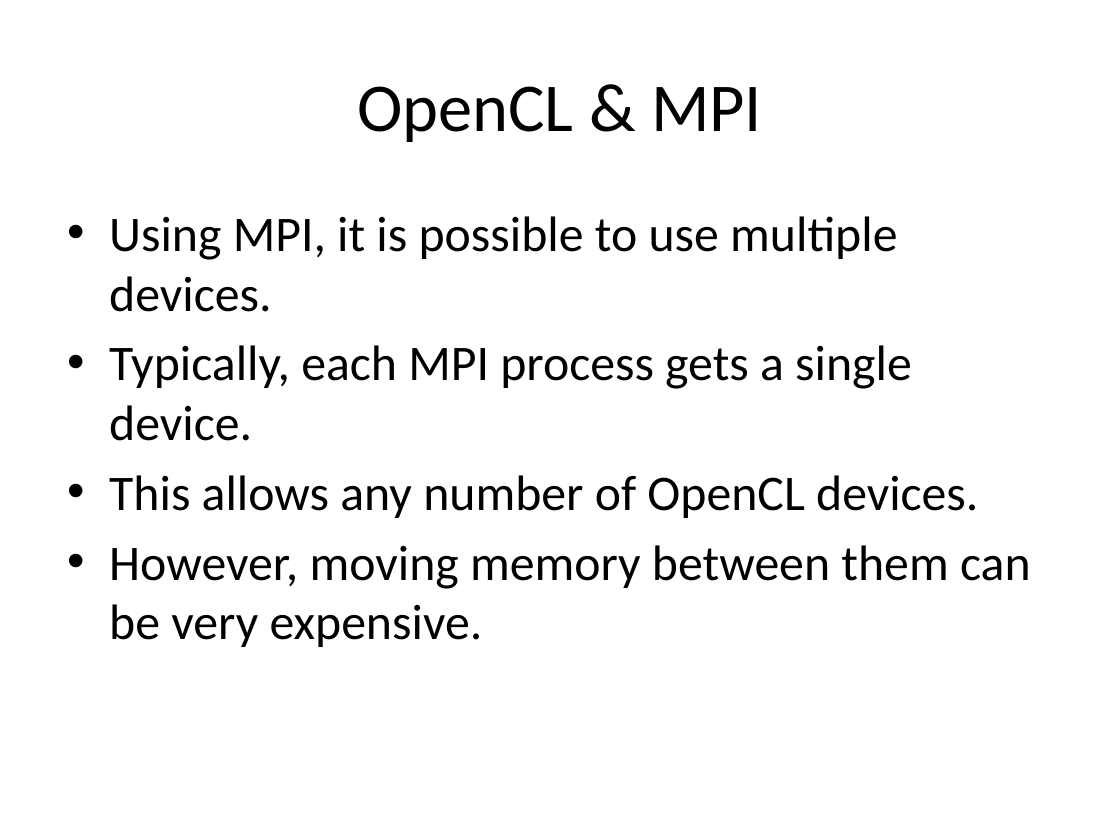
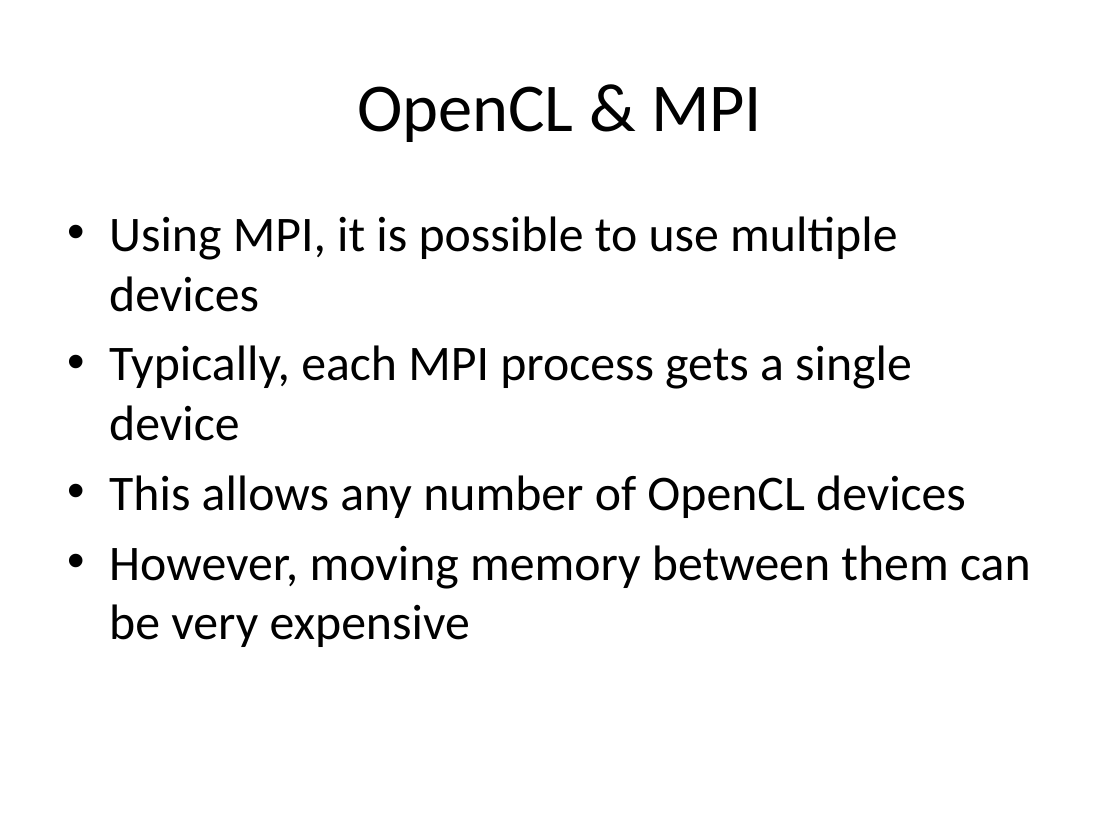
Before and after one commit to UoB-HPC/opencl-training-code, a slide deck: slide 24 of slides/advanced_part1.pptx (slide 23 before the commit). Drawn at 1120x840 pixels with LibreOffice and Linux fonts; fonts in the diff are those of the drawing. Boxes give left, top, right and bottom in pixels: in the first picture for what was removed or moved away, otherwise in the second. Text is boxed around its words. In the diff, an @@ line names an element or a change of style, - is before the commit and + after.

Commit message:
Added slide about shared memory objects.

```diff
--- a/slides/advanced_part1.pptx
+++ b/slides/advanced_part1.pptx
@@ text at bbox=[109, 216, 1031, 647]: text changed @@
-• Using MPI, it is possible to use multiple devices.
-• Typically, each MPI process gets a single device.
-• This allows any number of OpenCL devices.
-• However, moving memory between them can be very expensive.
+• Using MPI, it is possible to use multiple devices
+• Typically, each MPI process gets a single device
+• This allows any number of OpenCL devices
+• However, moving memory between them can be very expensive
```
Also in this commit, not shown: 2 other slides changed, 1 slide added.
